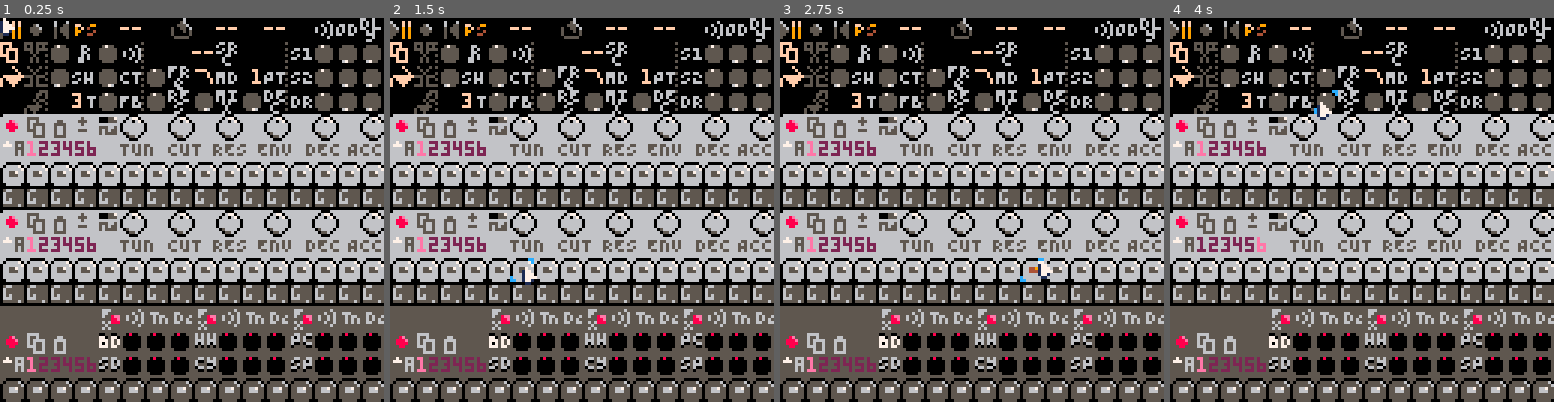
Above: before the commit, frames 1-4 (left to right).
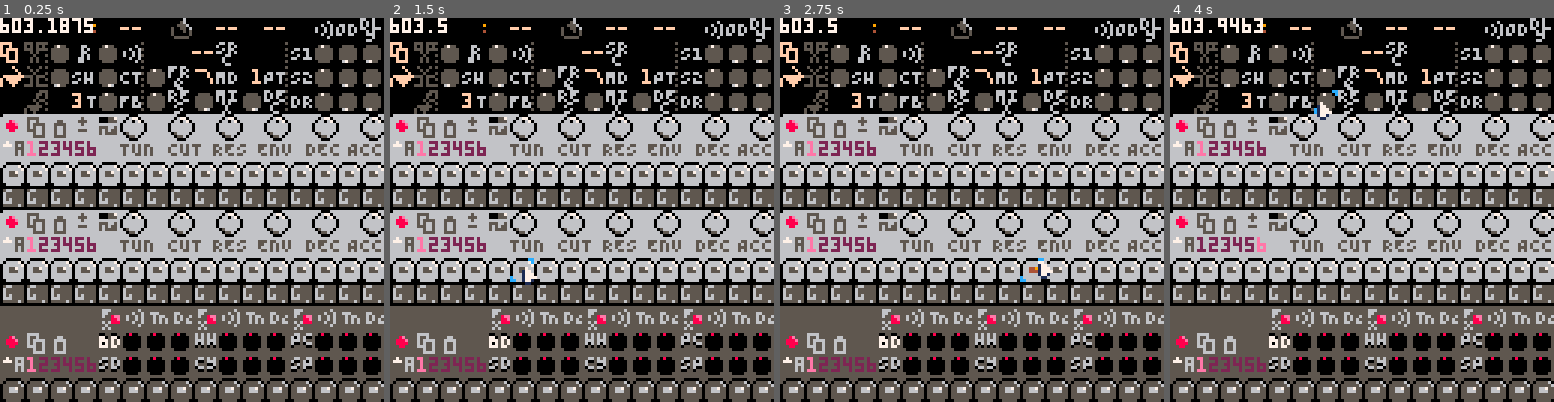
Above: after the commit, the same moments.

Repository: luchak/rp8
Game: PICO-8 cartridge pb-0x.p8
Same seed, same stepped clock (60 frames per second), same inputs: the game is played once before the commit and once after it.
Inputs (mouse positions are in pixels of both pictures, inside the frame that each line leads up to):
- Up to frame 1 (0.25 s): no input
- Up to frame 2 (1.5 s): tap O (Z key) at 0.33, 0.7, 1.43 s; click (459, 121) at 0.67 s; tap X (X key) at 1.07 s; click (520, 267) at 1.22 s
- Up to frame 3 (2.75 s): click (975, 114) at 1.77 s; tap X (X key) at 2.07, 2.4, 2.73 s; tap O (Z key) at 2.22 s; click (1037, 259) at 2.32 s
- Up to frame 4 (4 s): click (1492, 106) at 2.87 s; tap X (X key) at 3.07, 3.4, 3.73 s; tap O (Z key) at 3.1, 3.98 s; click (1254, 256) at 3.42 s; click (1315, 102) at 3.97 s

The runs differ from the first frame. In frame 1, 0.7% of the frame differs, in the area x 0-25%, y 0-6%; in frame 2, 0.5%; in frame 3, 0.5%; in frame 4, 0.6%.

Commit message:
Port more script

Diff:
--- a/pb-0x.p8
+++ b/pb-0x.p8
@@ -10,45 +10,40 @@
 
 -- give audio time to settle
 -- before starting synthesis
-function audio_wait(frames)
- pause_frames=frames
- audio_root_obj=nil
-end
-audio_wait(6)
-
-function copy_state()
- audio_wait(2)
- printh(state:save(),'@clip')
-end
-
-function paste_state()
- audio_wait(2)
- local pd=stat(4)
- if pd!='' then
-  state=state_load(pd) or state
-  seq_helper.state=state
- end
-end
 
 eval[[(
+(set audio_wait (fn (frames) (
+ (set pause_frames $frames)
+ (set audio_root_obj nil)
+)))
+($audio_wait 6)
+(set copy_state (fn () (
+ ($audio_wait 2)
+ ($printh ((@ $state save) $state) @clip)
+)))
+(set paste_state (fn () (
+ ($audio_wait 2)
+ (let pd ($stat 4))
+ (if (not (eq $pd "")) (
+  (set state (or ($state_load $pd) $state))
+  (@= $seq_helper state $state)
+ ) ())
+)))
 (set show_help true)
 (set toggle_help (fn () (
  (set show_help (not $show_help))
  ($menuitem 4 ($trn $show_help "hide tooltips" "show tooltips") $toggle_help)
 )))
+(set audio_rec false)
+(set start_rec (fn () (
+ (set audio_rec true)
+ ($menuitem 3 "stop export" $stop_rec)
+)))
+(set stop_rec (fn () (
+ (if $audio_rec ($extcmd audio_end))
+ ($menuitem 3 "start export" $start_rec)
+)))
 )]]
-
-audio_rec=false
-function start_rec()
- audio_rec=true
- menuitem(3,'stop export',stop_rec)
- extcmd'audio_rec'
-end
-
-function stop_rec()
- if (audio_rec) extcmd'audio_end'
- menuitem(3,'start export',start_rec)
-end
 
 function _init()
  eval[[(
@@ -182,6 +177,8 @@
 
 function _draw()
  ui:draw(state)
+ rectfill(0,0,30,7,0)
+ print(stat(0),0,0,7)
  palt(0,false)
 end
 
@@ -1224,7 +1221,7 @@
  (
   (let xp (* (+ $i -1) 8)),
   ($add_to_ui ($pbl_note_btn_new $xp (+ $yp 24) $key $i)),
-  ($add_to_ui ($step_btn_new $xp (+ $yp 16) $key $i (' 16 17 33 18 34 32))),
+  ($add_to_ui ($step_btn_new $xp (+ $yp 16) $key $i (vals 16 17 33 18 34 32))),
  )
 ))
 (let tb ($momentary_new 24 $yp 26
@@ -1252,7 +1249,7 @@
  )
 )
 ($add_to_ui
- ($spin_btn_new 0 (+ $yp 8) (' 162 163 164 165) "bank select"
+ ($spin_btn_new 0 (+ $yp 8) (vals 162 163 164 165) "bank select"
   ($state_make_get_set (cat $key _bank))
  )
 )
@@ -1261,7 +1258,7 @@
   ($pat_btn_new (+ (* $i 4) 5) (+ $yp 8) $key 6 $i 2 14 8 6)
  )
 ))
-($foreach ('
+($foreach (vals
  {x=40,o=6,tt="tune"}
  {x=56,o=7,tt="filter cutoff"}
  {x=72,o=8,tt="filter resonance"}
@@ -1280,11 +1277,6 @@
 ))]]
 
 function pirc_ui_init(add_to_ui)
- for i=1,16 do
-  add_to_ui(
-   step_btn_new(i*8-8,120,'dr',i,split'19,20,36,35')
-  )
- end
  for k,d in pairs(parse[[{
   bd={x=32,y=104,s=150,b=38,tt="bass drum"},
   sd={x=32,y=112,s=152,b=41,tt="snare drum"},
--- a/utils.lua
+++ b/utils.lua
@@ -181,10 +181,12 @@
   local cmd,a1,a2,a3=unpack(node)
   cmd=_eval_node(cmd)
 
-  if cmd=='\'' then
+  if cmd=='vals' then
    node=copy(node)
    deli(node,1)
    return node
+  elseif cmd=='\'' then
+   return a1
   elseif cmd=='if' then
    if (_eval_node(a1)) return _eval_node(a2) else return _eval_node(a3)
   --elseif cmd=='defun' then
@@ -218,6 +220,10 @@
    return a1+a2
   elseif cmd=='*' then
    return a1*a2
+  elseif cmd=='or' then
+   return (a1 or a2)
+  elseif cmd=='eq' then
+   return a1==a2
   elseif cmd=='not' then
    log('not',a1)
    return not a1
